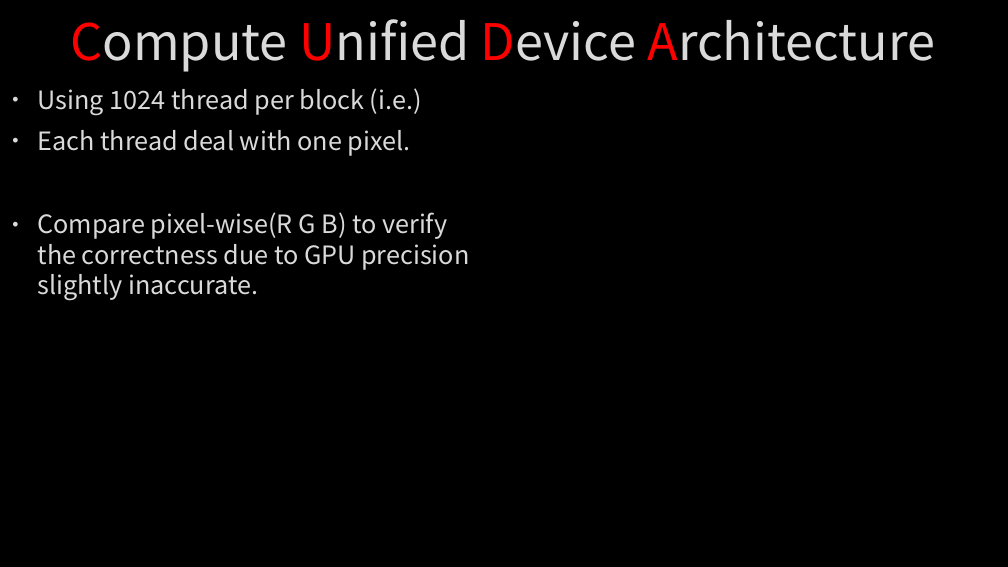
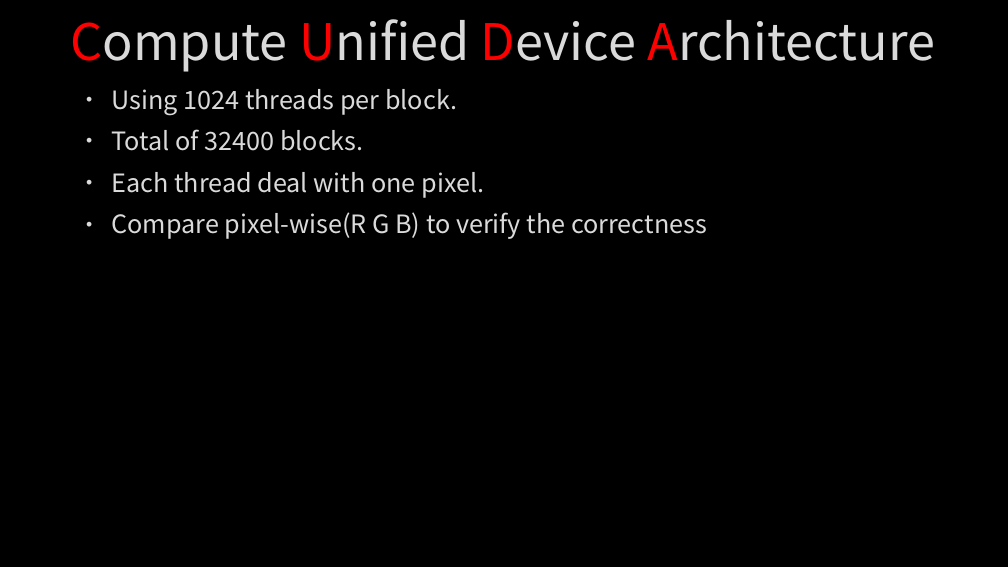
Before and after one commit to Alfons0329/Parallel_Programming_Fall_2018, a slide deck: slide 10 of Final Project/Report.pptx. Drawn at 1008x567 pixels with LibreOffice and Linux fonts; fonts in the diff are those of the drawing; background and template pictures are left out. Boxes give left, top, right and bottom in pixels: in the first picture for what was removed or moved away, otherwise in the second. Text is boxed around its words. In the diff, an @@ line names an element or a change of style, - is before the commit and + after.

```diff
--- a/Final Project/Report.pptx
+++ b/Final Project/Report.pptx
@@ text "Using 1024 threads per block." moved from (x1=38, y1=88, x2=469, y2=301) to (x1=111, y1=89, x2=707, y2=239) @@
@@ text at (x1=111, y1=89, x2=457, y2=151): text changed @@
-• Using 1024 thread per block (i.e.)
+• Using 1024 threads per block.
+• Total of 32400 blocks.
@@ text at (x1=111, y1=212, x2=707, y2=239): text changed @@
-• Compare pixel-wise(R G B) to verify the correctness due to GPU precision slightly inaccurate.
+• Compare pixel-wise(R G B) to verify the correctness
```
Also in this commit, not shown: 7 other slides changed, 1 slide added, 1 slide removed, 2 other files.
